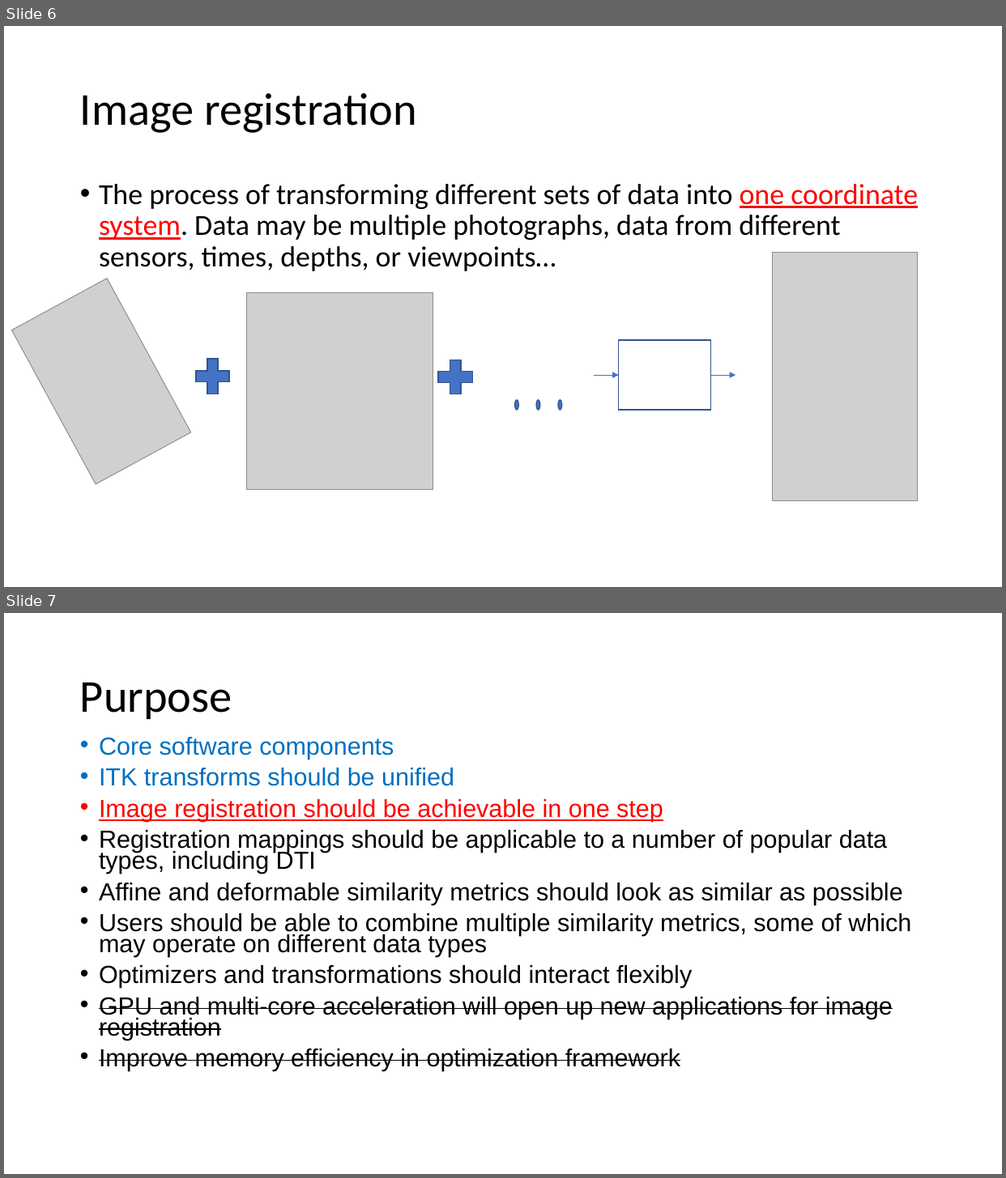
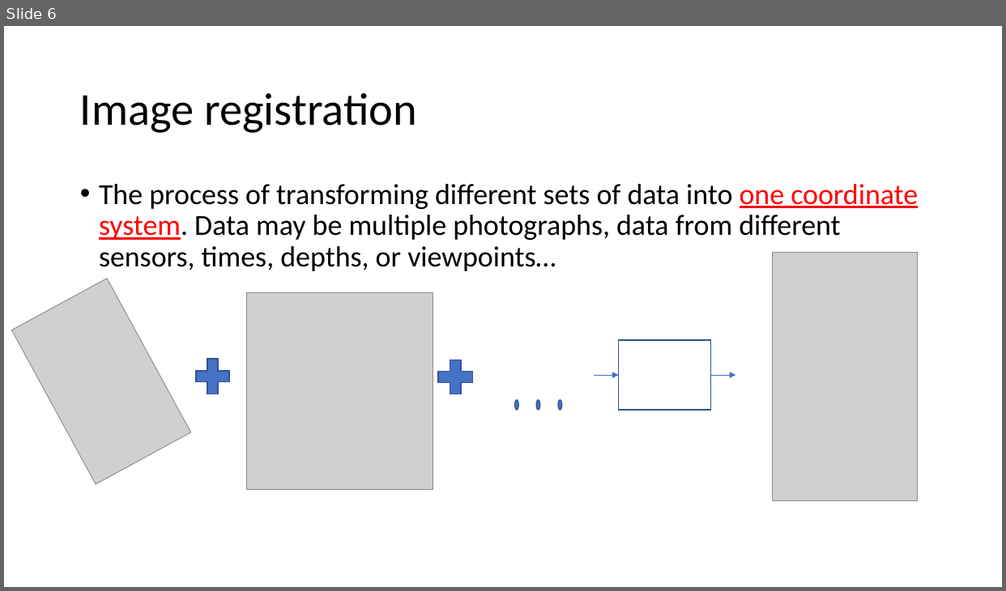
Before and after one commit to autotntfan/BIP, a slide deck: The insight toolkit image registration framework.pptx. Shown one above the other, each under a label of ours: slides 6 and 7 before the commit, slide 6 after it. The pictures are 1006x1178 and 1006x591 pixels, drawn with LibreOffice and Linux fonts; fonts in the diff are those of the drawing; grey boxes stand for pictures. Boxes give left, top, right and bottom in pixels: in the first picture for what was removed or moved away, otherwise in the second. Text is boxed around its words. In the diff, an @@ line names an element or a change of style, - is before the commit and + after.

```diff
--- a/The insight toolkit image registration framework.pptx
+++ b/The insight toolkit image registration framework.pptx
@@ slide 7 removed at box(4, 613, 1002, 1174), background #FFFFFF @@
@@ title removed at box(80, 682, 232, 719) @@
-Purpose
@@ text removed at box(99, 737, 911, 1071) @@
-• Core software components
-• ITK transforms should be unified
-• Image registration should be achievable in one step
-• Registration mappings should be applicable to a number of popular data types, including DTI
-• Affine and deformable similarity metrics should look as similar as possible
-• Users should be able to combine multiple similarity metrics, some of which may operate on different data types
-• Optimizers and transformations should interact flexibly
-• GPU and multi-core acceleration will open up new applications for image registration
-• Improve memory efficiency in optimization framework
```
Also in this commit, not shown: 18 slides changed, 1 slide added, 1 other slide removed.
